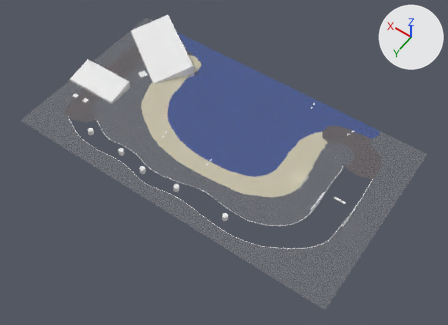
Two versions of the FBX model models/track_resort.fbx, one commit apart.
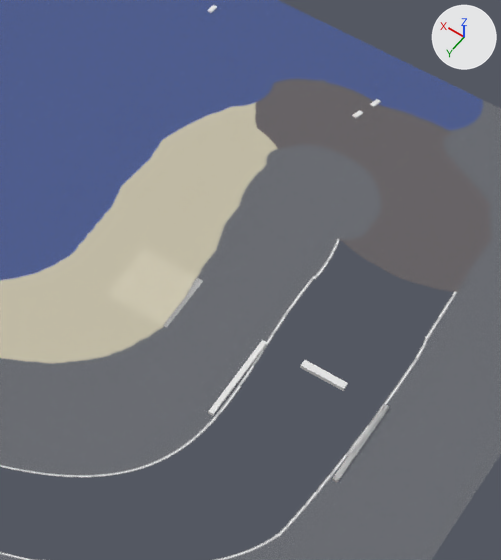
The first picture shows the older version from a 50 mm lens placed at (-83.1, 142.4, 176.6), pointed at (1.1, 24.6, -8.6). The close-ups show both versions on the part from 58% to 86% of the width and 32% to 76% of the height of that picture; other places that the commit changed are outside them. The axes (+X, +Y, +Z) are drawn at upper right. The lights are the same throughout. Objects named as collision shapes, trigger or cutter boxes, shadow casters or lower levels of detail are left out. Where no turn or scale is listed for an object, it has been applied to the vertices.

Objects in the first close-up: 'ramp.006', 'ramp.009', 'ramp.010', 'solid_rail.001', 'solid_rail.004', 'startline', 'track'.
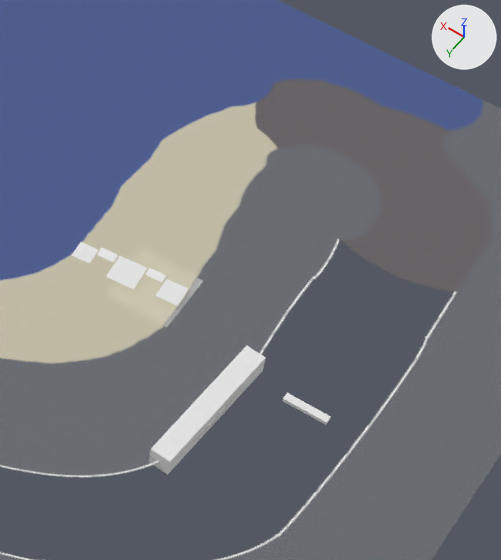
Where the newer file only moved an object's origin or applied its transform, the numbers keep the older frame.

Location of each change, (x1, y1, x2, y2) in pixels of the close-ups (501 x 560 px):
'solid_rail_smooth', added
    after: (149, 346, 266, 475)
'startline', moved
    before: (300, 360, 348, 391)
    after: (282, 393, 331, 425)
'magnetpad.004', added
    after: (106, 256, 147, 290)
'solid_rail.004', deleted
    before: (332, 404, 390, 483)
'solid_rail.001', deleted
    before: (208, 340, 267, 416)
'magnetpad.008', added
    after: (156, 279, 188, 306)
'magnetpad.007', added
    after: (72, 242, 98, 263)
'ramp.010', moved, turned, rescaled
    before: (370, 99, 381, 107)
    after: (97, 247, 118, 262)
'ramp.009', moved, turned, rescaled
    before: (352, 110, 363, 119)
    after: (145, 268, 166, 282)
'ramp.006', moved, rescaled (not visible afterwards)
    before: (207, 5, 217, 13)

The change, as a diff of the scene's bpy script:
```diff
--- a/models/track_resort.fbx.py
+++ b/models/track_resort.fbx.py
@@ me_cube_030 @@
+me_cube_030.from_pydata([(1.5, -1.26, -0.05), (1.5, -1.26, 0.05), (-1.26, -1.5, -0.05), (-1.26, -1.5, 0.05), (1.26, 1.5, -0.05), (1.26, 1.5, 0.05), (-1.5, 1.26, -0.05), (-1.5, 1.26, 0.05)], [], [(0, 1, 3, 2), (2, 3, 7, 6), (6, 7, 5, 4), (4, 5, 1, 0), (2, 6, 4, 0), (7, 3, 1, 5)])
+me_cube_030.materials.append(mat_material_009)  # its picture is missing
@@ me_cube_037 @@
+me_cube_037.from_pydata([(0.98, -0.83, -0.03), (0.98, -0.83, 0.03), (-0.83, -0.98, -0.03), (-0.83, -0.98, 0.03), (0.83, 0.98, -0.03), (0.83, 0.98, 0.03), (-0.98, 0.83, -0.03), (-0.98, 0.83, 0.03)], [], [(0, 1, 3, 2), (2, 3, 7, 6), (6, 7, 5, 4), (4, 5, 1, 0), (2, 6, 4, 0), (7, 3, 1, 5)])
+me_cube_037.materials.append(mat_material_009)  # its picture is missing
@@ me_cube_038 @@
+me_cube_038.from_pydata([(1.19, -1.01, -0.04), (1.19, -1.01, 0.04), (-1.01, -1.19, -0.04), (-1.01, -1.19, 0.04), (1.01, 1.19, -0.04), (1.01, 1.19, 0.04), (-1.19, 1.01, -0.04), (-1.19, 1.01, 0.04)], [], [(0, 1, 3, 2), (2, 3, 7, 6), (6, 7, 5, 4), (4, 5, 1, 0), (2, 6, 4, 0), (7, 3, 1, 5)])
+me_cube_038.materials.append(mat_material_009)  # its picture is missing
@@ ob_solid_rail_001 @@
-ob_solid_rail_001 = bpy.data.objects.new('solid_rail.001', me_cube_266)
@@ ob_ramp_009 @@
 ob_ramp_009 = bpy.data.objects.new('ramp.009', me_cube_017)
-ob_ramp_009.location = (-32.8, -7.7, 0.4)
-ob_ramp_009.rotation_euler = (1.571, 0.0, 2.881)  # degrees (90, 0, 165)
-ob_ramp_009.scale = (0.01, 0.01, 0.01)
+ob_ramp_009.location = (-27.2, 19.6, 0.7)
+ob_ramp_009.rotation_euler = (1.571, 0.0, -1.487)  # degrees (90, 0, -85)
+ob_ramp_009.scale = (0.0169, 0.0169, 0.0169)
@@ ob_ramp_010 @@
 ob_ramp_010 = bpy.data.objects.new('ramp.010', me_cube_018)
-ob_ramp_010.location = (-33.5, -9.9, 0.4)
-ob_ramp_010.rotation_euler = (1.571, 0.0, 2.881)  # degrees (90, 0, 165)
-ob_ramp_010.scale = (0.01, 0.01, 0.01)
+ob_ramp_010.location = (-22.5, 20.2, 0.7)
+ob_ramp_010.rotation_euler = (1.571, 0.0, -1.506)  # degrees (90, 0, -86)
+ob_ramp_010.scale = (0.0169, 0.0169, 0.0169)
@@ ob_collider_003 @@
 ob_collider_003 = bpy.data.objects.new('collider.003', me_plane_002)
-ob_collider_003.parent = ob_solid_rail_001
 ob_collider_003.location = (6696.0, 2695.0, -14732.0)
@@ ob_startline @@
 ob_startline = bpy.data.objects.new('startline', me_cube_012)
-ob_startline.location = (-44.7, 20.3, -0.2)
+ob_startline.location = (-45.2, 24.2, -0.2)
 ob_startline.scale = (0.0001, 0.0001, 0.0001)
@@ ob_collider_008 @@
 ob_collider_008 = bpy.data.objects.new('collider.008', me_plane_008)
-ob_collider_008.parent = ob_solid_rail_004
 ob_collider_008.location = (6700.0, 2695.0, -14732.0)
@@ ob_solid_rail_004 @@
-ob_solid_rail_004 = bpy.data.objects.new('solid_rail.004', me_cube_006)
@@ ob_ramp_006 @@
 ob_ramp_006 = bpy.data.objects.new('ramp.006', me_cube_014)
-ob_ramp_006.location = (-14.7, -11.4, 0.4)
+ob_ramp_006.location = (14.8, 32.1, 0.6)
 ob_ramp_006.rotation_euler = (1.571, 0.0, 3.054)  # degrees (90, 0, 175)
-ob_ramp_006.scale = (0.01, 0.01, 0.01)
+ob_ramp_006.scale = (0.0134, 0.0134, 0.0134)
@@ ob_magnetpad_004 @@
+ob_magnetpad_004 = bpy.data.objects.new('magnetpad.004', me_cube_030)
+ob_magnetpad_004.location = (-24.9, 20.8, 0.0)
@@ ob_solid_rail_smooth @@
+ob_solid_rail_smooth = bpy.data.objects.new('solid_rail_smooth', me_rail_001)  # 84 vertices, 42 faces; spans x -39.96..-36.75, y 22.18..36.35, z -1.0..1.0
+ob_solid_rail_smooth.location = (0.0, 0.0, 0.0)
@@ ob_magnetpad_007 @@
+ob_magnetpad_007 = bpy.data.objects.new('magnetpad.007', me_cube_037)
+ob_magnetpad_007.location = (-20.7, 21.1, 0.0)
@@ ob_magnetpad_008 @@
+ob_magnetpad_008 = bpy.data.objects.new('magnetpad.008', me_cube_038)
+ob_magnetpad_008.location = (-29.4, 20.4, 0.0)
```
